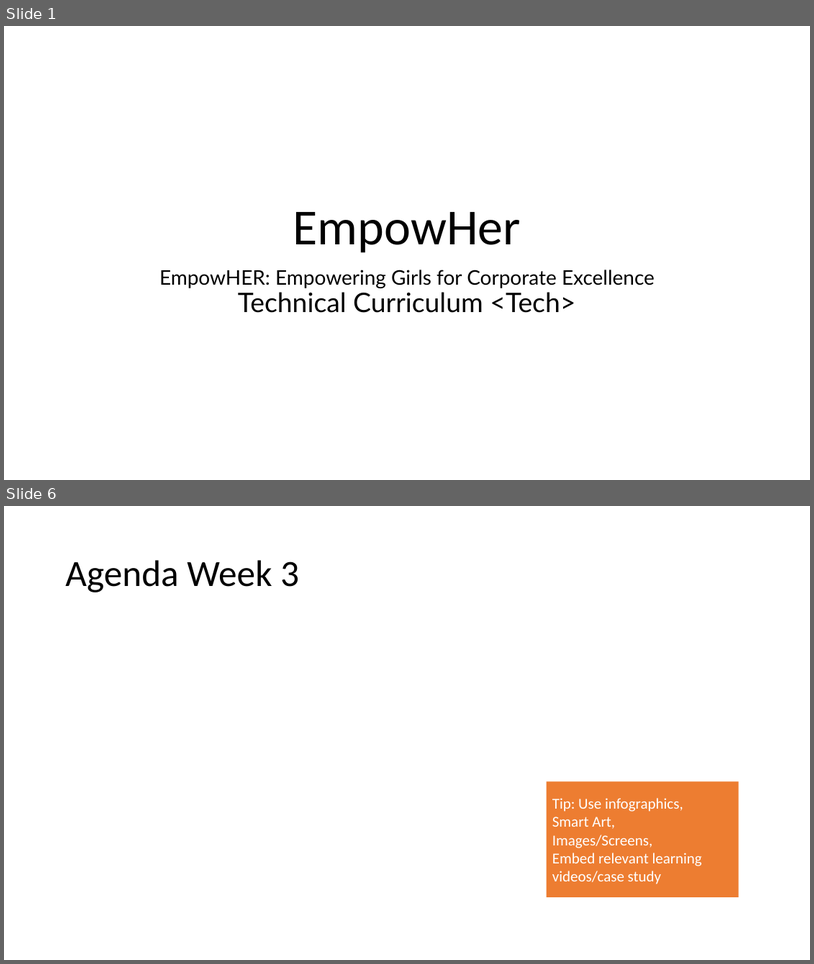
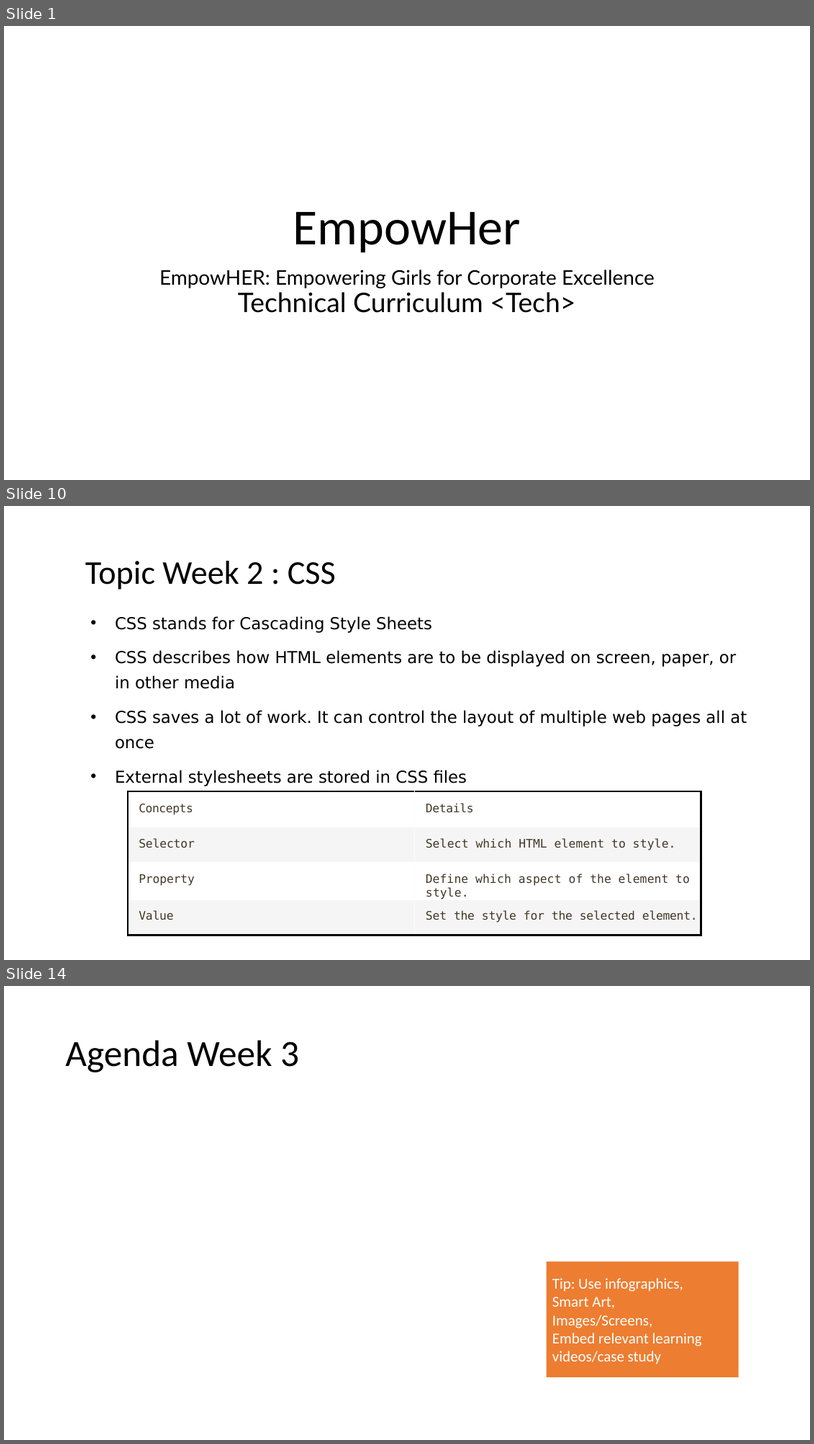
Before and after one commit to spoorthiempowher/Empowher-Curriculum, a slide deck: Angular/EmpowHer - Tech Curriculum.pptx. Shown one above the other, each under a label of ours: slides 1 and 6 before the commit, slides 1, 10 and 14 after it; the slides between them are not shown. The pictures are 814x964 and 814x1444 pixels, drawn with LibreOffice and Linux fonts; fonts in the diff are those of the drawing. Boxes give left, top, right and bottom in pixels: in the first picture for what was removed or moved away, otherwise in the second. Text is boxed around its words. In the diff, an @@ line names an element or a change of style, - is before the commit and + after.

Commit message:
Week 1 and 2 content

```diff
--- a/Angular/EmpowHer - Tech Curriculum.pptx
+++ b/Angular/EmpowHer - Tech Curriculum.pptx
@@ slide 10 added at [4,506,810,960], background #FFFFFF @@
@@ title added at [85,561,336,590], 39.6 pt, text #000000 @@
+Topic Week 2 : CSS
@@ text added at [115,616,747,786], 19.6 pt, text #000000 @@
+• CSS stands for Cascading Style Sheets
+• CSS describes how HTML elements are to be displayed on screen, paper, or in other media
+• CSS saves a lot of work. It can control the layout of multiple web pages all at once
+• External stylesheets are stored in CSS files
@@ table added at [127,791,701,932], 4 rows, 2 columns @@
+Concepts | Details
+Selector | Select which HTML element to style.
+Property | Define which aspect of the element to style.
+Value | Set the style for the selected element.
@@ what was slide 6 is now slide 14 @@
```
Also in this commit, not shown: 11 other slides added, 4 slides removed.
